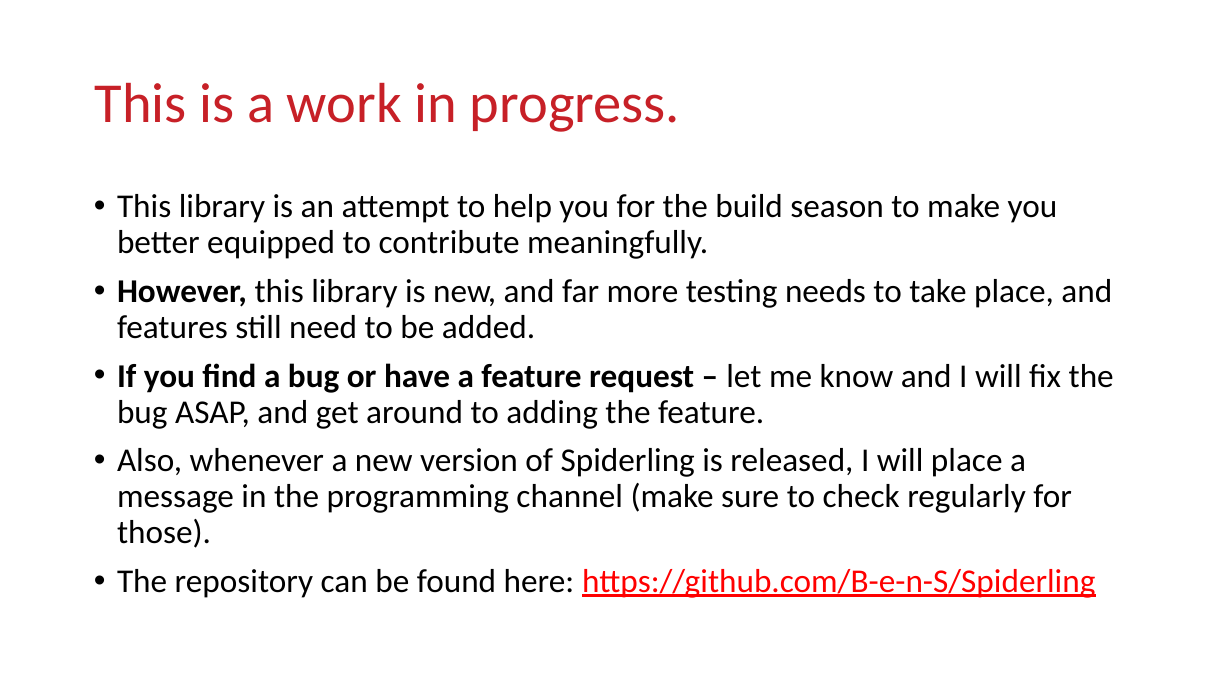
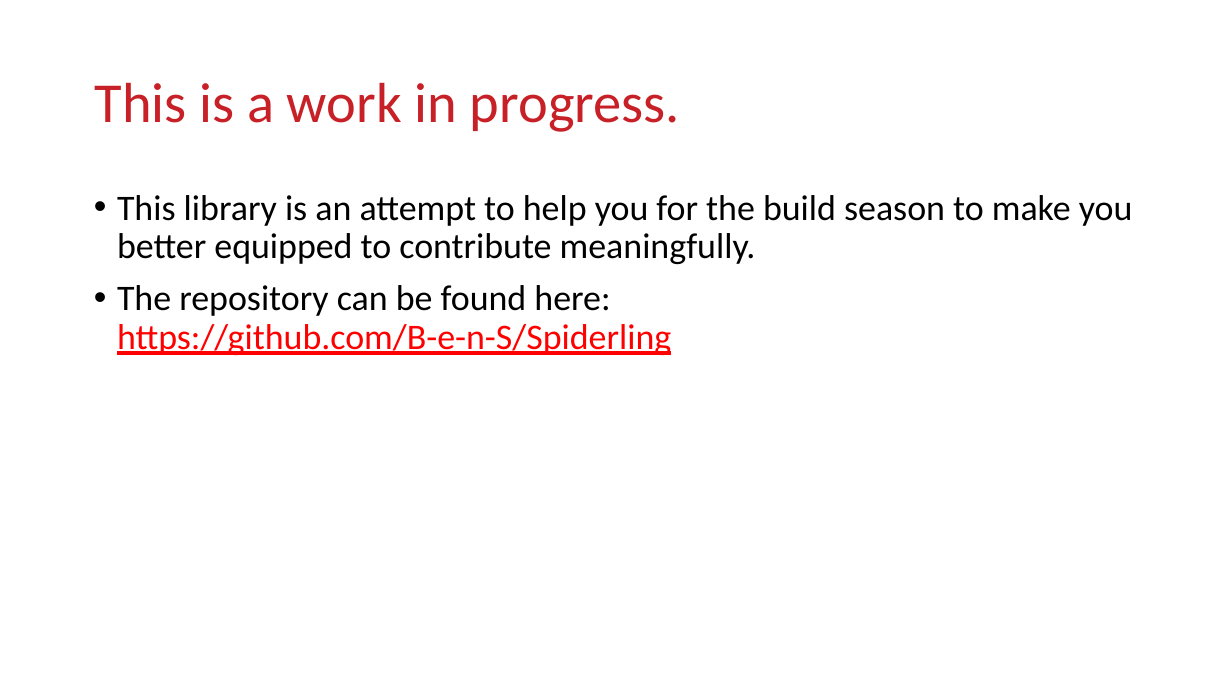
Before and after one commit to Team4613-BarkerRedbacks/SoftwareWorkshops, a slide deck: slide 11 of FTC Workshops/FTC 5 – Command Based Programming.pptx. Drawn at 1232x693 pixels with LibreOffice and Linux fonts; fonts in the diff are those of the drawing; background and template pictures are left out. Boxes give left, top, right and bottom in pixels: in the first picture for what was removed or moved away, otherwise in the second. Text is boxed around its words. In the diff, an @@ line names an element or a change of style, - is before the commit and + after.

Commit message:
Uploaded Missing Components

```diff
--- a/FTC Workshops/FTC 5 – Command Based Programming.pptx
+++ b/FTC Workshops/FTC 5 – Command Based Programming.pptx
@@ text "This library is an attempt ..." at box(117, 195, 1133, 355): size 25.9 to 28 pt @@
@@ text at box(117, 279, 1114, 548): paragraphs removed @@
-• However, this library is new, and far more testing needs to take place, and features still need to be added.
-• If you find a bug or have a feature request – let me know and I will fix the bug ASAP, and get around to adding the feature.
-• Also, whenever a new version of Spiderling is released, I will place a message in the programming channel (make sure to check regularly for those).
```
